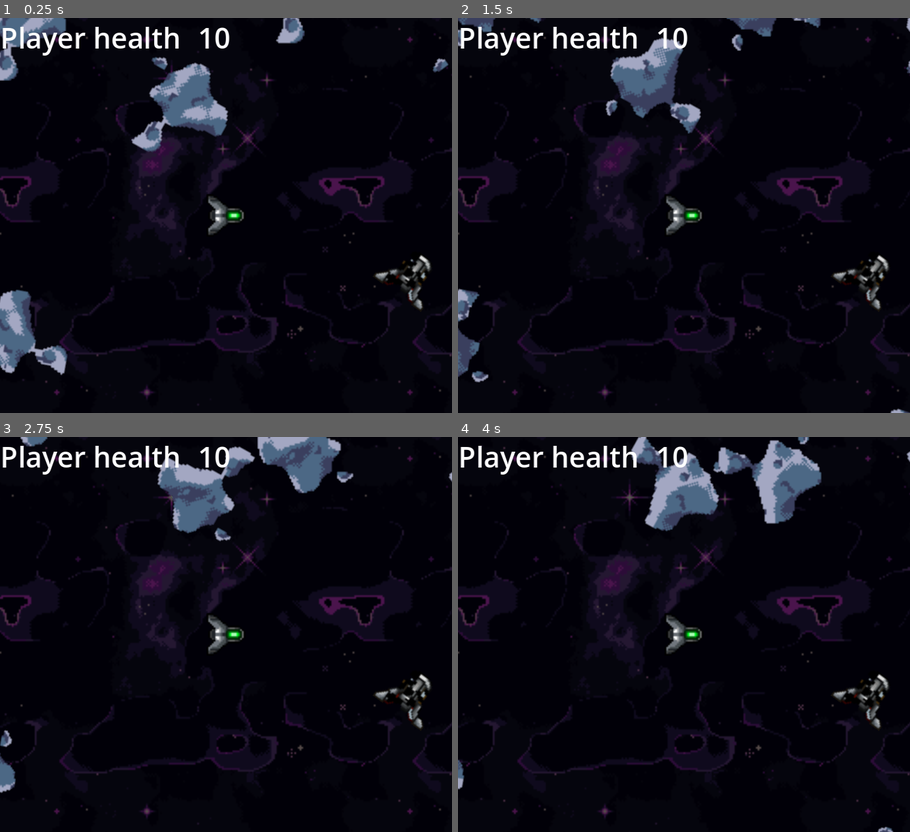
Above: before the commit, frames 1-4 (two rows, left to right).
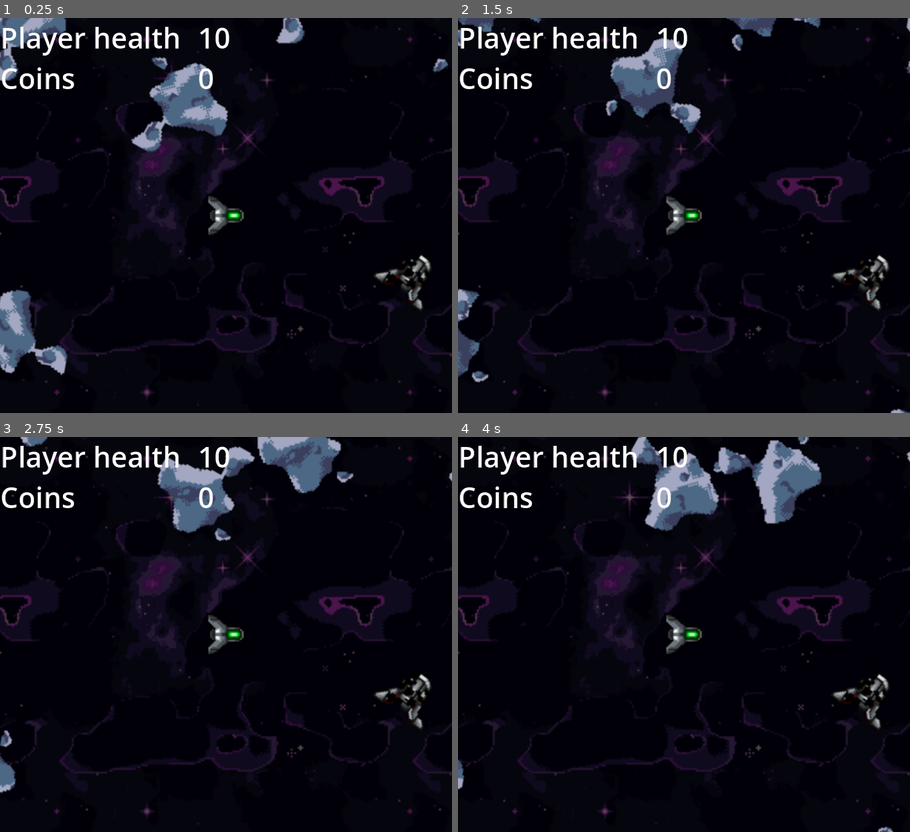
Above: after the commit, the same moments.

Repository: sirbrillig/take-the-sky-godot
Game: Godot game, scene res://scenes/space.tscn
The game is run twice, just before and just after one commit, with the same random seed, the same clock (stepped at 60 frames per second) and the same inputs.
Inputs:
- Up to frame 1 (0.25 s): no input
- Up to frame 2 (1.5 s): no input
- Up to frame 3 (2.75 s): no input
- Up to frame 4 (4 s): no input

The runs differ from the first frame. In frame 1, 0.5% of the frame differs, in the area x 0-51%, y 2-19%; in frame 2, 0.5%; in frame 3, 0.5%; in frame 4, 0.5%.

Commit message:
Gain coins from derelict ships

Diff:
--- a/global.gd
+++ b/global.gd
@@ -1,3 +1,4 @@
 extends Node
 
 var player_health = 10
+var gold_coins = 0
--- /dev/null
+++ b/scenes/derelict_ship.gd
@@ -0,0 +1,4 @@
+extends CharacterBody2D
+class_name DerelictShip
+
+@export var coins = 10
--- a/scenes/derelict_ship.tscn
+++ b/scenes/derelict_ship.tscn
@@ -1,10 +1,12 @@
-[gd_scene load_steps=3 format=3 uid="uid://btyhbudhn4gj1"]
+[gd_scene load_steps=4 format=3 uid="uid://btyhbudhn4gj1"]
 
+[ext_resource type="Script" path="res://scenes/derelict_ship.gd" id="1_ew0i5"]
 [ext_resource type="Texture2D" uid="uid://c5m1e0rekbp8k" path="res://images/derelict_ship1.png" id="1_so0ar"]
 
 [sub_resource type="CircleShape2D" id="CircleShape2D_84cth"]
 
 [node name="DerelictShip" type="CharacterBody2D"]
+script = ExtResource("1_ew0i5")
 
 [node name="Sprite2D" type="Sprite2D" parent="."]
 rotation = 0.6353
--- a/scenes/hud.gd
+++ b/scenes/hud.gd
@@ -2,7 +2,7 @@
 
 # Called when the node enters the scene tree for the first time.
 func _ready() -> void:
-	pass # Replace with function body.
+	pass
 
 
 # Called every frame. 'delta' is the elapsed time since the previous frame.
@@ -10,4 +10,7 @@
 	pass
 
 func update_health(total: int) -> void:
-	$PlayerHealth.text = str(total)
+	$HealthMeter/PlayerHealth.text = str(total)
+
+func update_coins(total: int) -> void:
+	$CoinMeter/Coins.text = str(total)
--- a/scenes/hud.tscn
+++ b/scenes/hud.tscn
@@ -5,12 +5,29 @@
 [node name="HUD" type="CanvasLayer"]
 script = ExtResource("1_7r1fb")
 
-[node name="Label" type="Label" parent="."]
-offset_right = 40.0
+[node name="HealthMeter" type="CanvasGroup" parent="."]
+metadata/_edit_group_ = true
+
+[node name="Label" type="Label" parent="HealthMeter"]
+offset_right = 103.0
 offset_bottom = 23.0
 text = "Player health"
 
-[node name="PlayerHealth" type="Label" parent="."]
+[node name="PlayerHealth" type="Label" parent="HealthMeter"]
 offset_left = 112.0
 offset_right = 152.0
 offset_bottom = 23.0
+
+[node name="CoinMeter" type="CanvasGroup" parent="."]
+position = Vector2(0, 23)
+metadata/_edit_group_ = true
+
+[node name="Label" type="Label" parent="CoinMeter"]
+offset_right = 103.0
+offset_bottom = 23.0
+text = "Coins"
+
+[node name="Coins" type="Label" parent="CoinMeter"]
+offset_left = 112.0
+offset_right = 152.0
+offset_bottom = 23.0
--- a/scenes/player_ship.tscn
+++ b/scenes/player_ship.tscn
@@ -4,6 +4,9 @@
 
 [sub_resource type="GDScript" id="GDScript_0a6g6"]
 script/source = "extends CharacterBody2D
+
+signal player_health_changed
+signal player_coins_changed
 
 @export var acceleration_rate: float = 5
 @export var max_velocity: float = 60
@@ -40,6 +43,12 @@
 func _on_area_2d_body_entered(body: Node2D) -> void:
 	if body is Asteroid:
 		Global.player_health -= 1
+		player_health_changed.emit()
+	if body is DerelictShip:
+		Global.gold_coins += body.coins
+		body.coins = 0
+		player_coins_changed.emit()
+
 "
 
 [sub_resource type="CircleShape2D" id="CircleShape2D_c3nig"]
@@ -52,9 +61,6 @@
 position = Vector2(8, -8)
 motion_mode = 1
 script = SubResource("GDScript_0a6g6")
-acceleration_rate = null
-max_velocity = null
-rotation_rate = null
 metadata/_edit_group_ = true
 
 [node name="Sprite2D" type="Sprite2D" parent="."]
--- a/scenes/space.gd
+++ b/scenes/space.gd
@@ -3,9 +3,19 @@
 
 # Called when the node enters the scene tree for the first time.
 func _ready() -> void:
-	pass # Replace with function body.
+	$HUD.update_health(Global.player_health)
+	$HUD.update_coins(Global.gold_coins)
 
 
 # Called every frame. 'delta' is the elapsed time since the previous frame.
 func _process(delta: float) -> void:
+	pass
+
+
+
+func _on_player_ship_player_health_changed() -> void:
 	$HUD.update_health(Global.player_health)
+
+
+func _on_player_ship_player_coins_changed() -> void:
+	$HUD.update_coins(Global.gold_coins)
--- a/scenes/space.tscn
+++ b/scenes/space.tscn
@@ -153,3 +153,6 @@
 position = Vector2(-68, -253)
 
 [node name="HUD" parent="." instance=ExtResource("2_77shx")]
+
+[connection signal="player_coins_changed" from="PlayerShip" to="." method="_on_player_ship_player_coins_changed"]
+[connection signal="player_health_changed" from="PlayerShip" to="." method="_on_player_ship_player_health_changed"]
